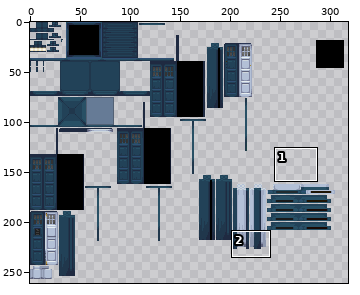
File history of a sprite sheet, src/main/resources/assets/ait/textures/blockentities/exteriors/classic/classic_shalka.png. Above: a wide view before the commit, with the close-up outlined.
Close-up. Before the commit:
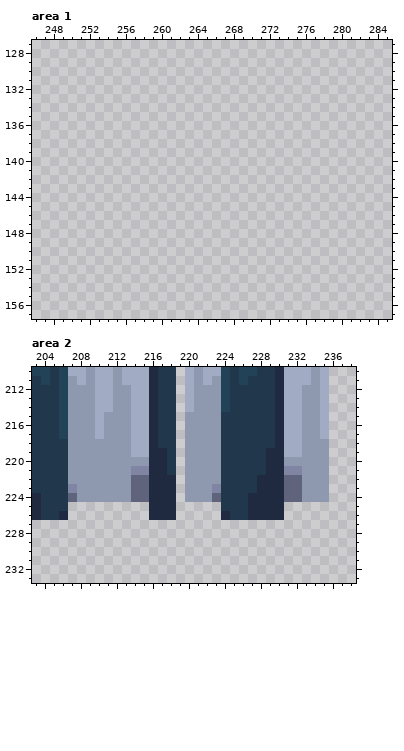
The file is 512x512 pixels. Colours within 5 levels of each other are drawn and written as one. Shown: area 1: x 246..285, y 127..157; area 2: x 203..238, y 210..233. The wide view leaves out empty margins.
After the commit:
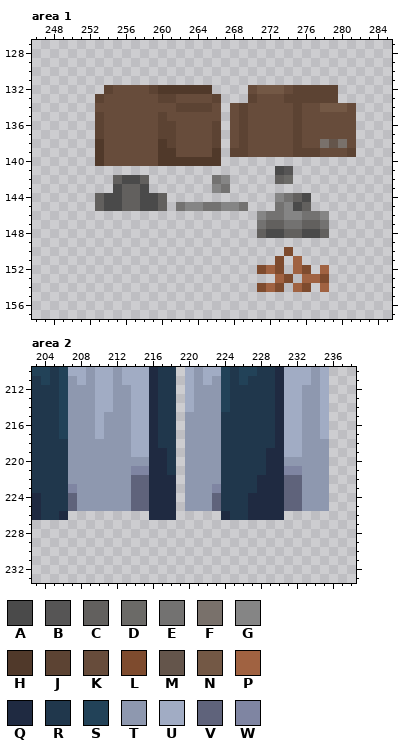
Palette (. is transparent): A #4a4a4a  B #565555  C #62605e  D #6b6a67  E #737271  F #79716b  G #858585  H #50392a  J #5c4333  K #674c3b  L #7e4b2e  M #64554b  N #735845  P #a06241  Q #1f2a41  R #20374c  S #224258  T #8e98af  U #a1acc4  V #5f637b  W #7f85a2
Log entry: fix: hudolin / shalka interior door model (now uses own model)
From old to new:
--- area 1
@@ x 246..285 @@
 131 ........................................
-132 ........................................
-133 ........................................
-134 ........................................
-135 ........................................
-136 ........................................
-137 ........................................
-138 ........................................
-139 ........................................
-140 ........................................
-141 ........................................
-142 ........................................
-143 ........................................
-144 ........................................
-145 ........................................
-146 ........................................
-147 ........................................
-148 ........................................
+132 ........JKKKKJHHHHHH....KNNNKJJJJJ......
+133 .......JKKKKKKJJKKKKJ...JKKKJJJJJJ......
+134 .......KKKKKKKKKJJJJK.KJKKKKKJKKNNNK....
+135 .......JKKKKKKJKKKKKK.KJKKKKKJKKKKKK....
+136 .......JKKKKKKJJKKKKJ.KJKKKKKJKKKKKK....
+137 .......JKKKKKKJJKKKKJ.KJKKKKKJKKKKKK....
+138 .......HKKKKKKHJKKKKJ.KJKKKKKJKKFMFK....
+139 .......HKKKKKKHHKKKKH.JJKKKKKJJJKKKJ....
+140 .......HKKKKKKHHHHHHH...................
+141 ...........................AB...........
+142 .........CAAC.......EG.....CD...........
+143 .........ACCA.......GE..................
+144 .......CAACCAAC............GECA.........
+145 .......CAACCAAC.EGGEEGGE...EGAC.........
+146 .........................GEEGGEEG.......
+147 .........................ECCEECCE.......
+148 .........................CAACCAAC.......
 149 ........................................
-150 ........................................
-151 ........................................
-152 ........................................
-153 ........................................
-154 ........................................
+150 ............................L...........
+151 ...........................L.P..........
+152 .........................LPL.PL.P.......
+153 ...........................PL.PPL.......
+154 .........................LPL.PL.P.......
 155 ........................................
--- area 2
@@ x 203..238 @@
 224 QRRRVTTTTTTVVQQQ.TTTVRRRQQQQVVTTT...
-225 QRRR.........QQQ.....RRRQQQQ........
+225 QRRRVTTTTTTVVQQQ.TTTVRRRQQQQVVTTT...
 226 QRRQ.........QQQ.....QRRQQQQ........
